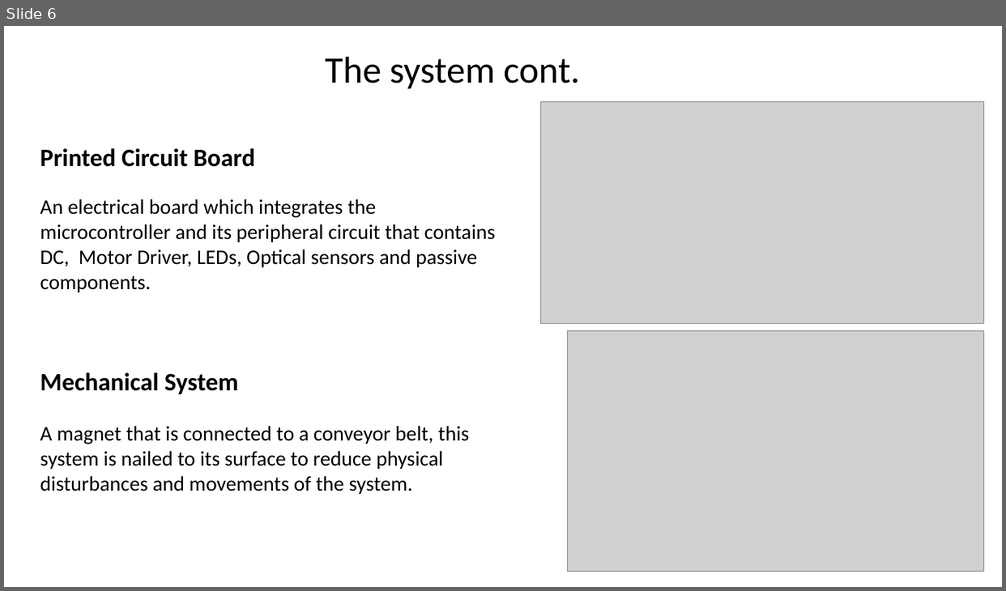
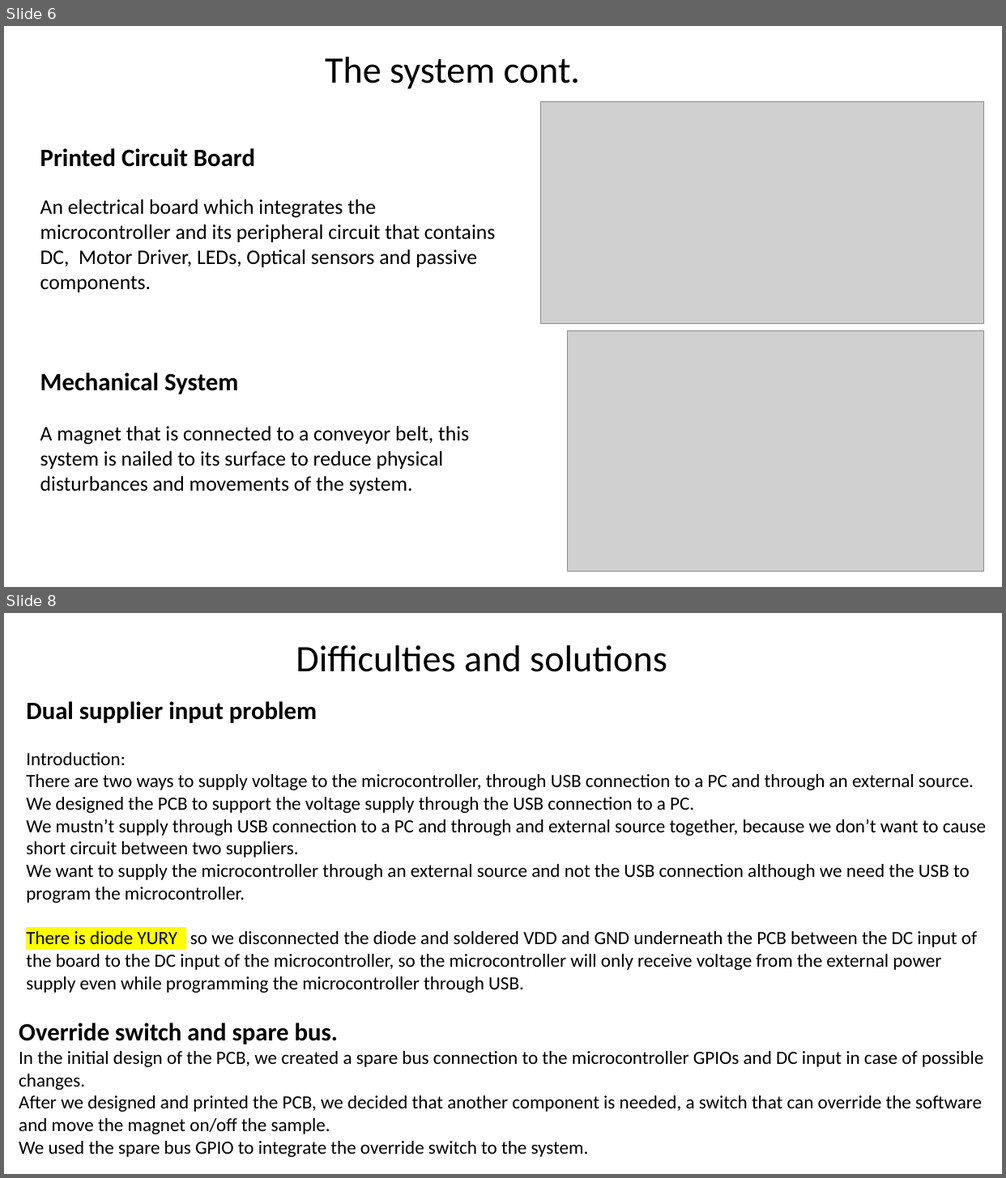
Before and after one commit to eylonk12/university_project, a slide deck: main/prs_2022-048p.pptx. Shown one above the other, each under a label of ours: slide 6 before the commit, slides 6 and 8 after it; the slides between them are not shown. The pictures are 1006x591 and 1006x1178 pixels, drawn with LibreOffice and Linux fonts; fonts in the diff are those of the drawing; grey boxes stand for pictures. Boxes give left, top, right and bottom in pixels: in the first picture for what was removed or moved away, otherwise in the second. Text is boxed around its words. In the diff, an @@ line names an element or a change of style, - is before the commit and + after.

```diff
--- a/main/prs_2022-048p.pptx
+++ b/main/prs_2022-048p.pptx
@@ slide 8 added at (4, 613, 1002, 1174), background #FFFFFF @@
@@ text added at (296, 645, 667, 672), 36 pt, text #000000 @@
+Difficulties and solutions
@@ text added at (26, 701, 986, 993), 18 pt, text #000000 @@
+Dual supplier input problem
+Introduction:
+There are two ways to supply voltage to the microcontroller, through USB connection to a PC and through an external source.
+We designed the PCB to support the voltage supply through the USB connection to a PC.
+We mustn’t supply through USB connection to a PC and through and external source together, because we don’t want to cause short circuit between two suppliers.
+We want to supply the microcontroller through an external source and not the USB connection although we need the USB to program the microcontroller.
+There is diode YURY so we disconnected the diode and soldered VDD and GND underneath the PCB between the DC input of the board to the DC input of the microcontroller, so the microcontroller will only receive voltage from the external power supply even while programming the microcontroller through USB.
@@ text added at (19, 1023, 984, 1157), 18 pt, text #000000 @@
+Override switch and spare bus.
+In the initial design of the PCB, we created a spare bus connection to the microcontroller GPIOs and DC input in case of possible changes.
+After we designed and printed the PCB, we decided that another component is needed, a switch that can override the software and move the magnet on/off the sample.
+We used the spare bus GPIO to integrate the override switch to the system.
```
Also in this commit, not shown: 4 slides changed, 4 other files.
